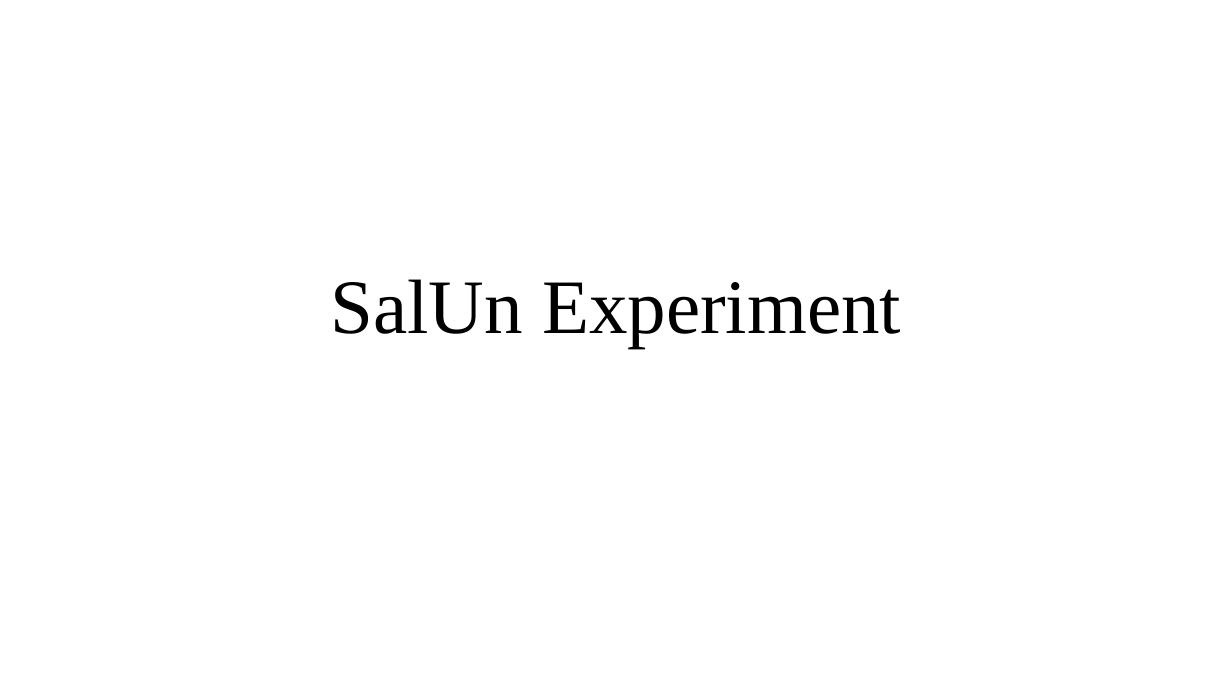
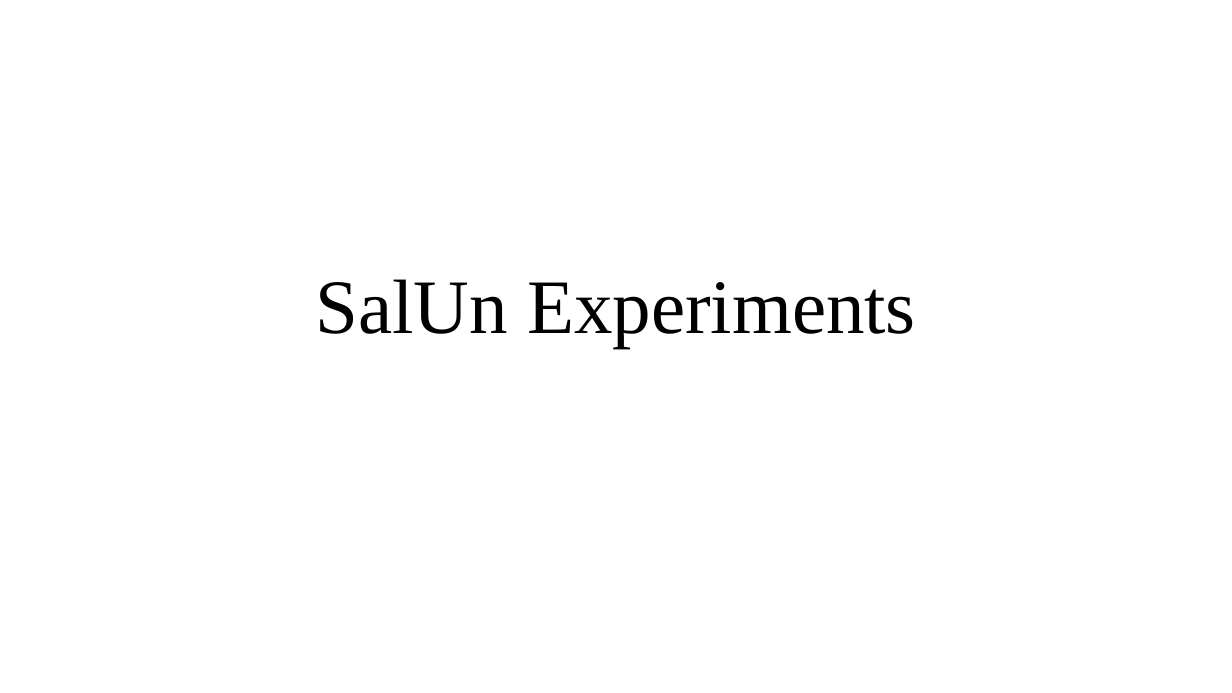
Before and after one commit to tokyustay/AI-paper-review, a slide deck: slide 1 of salun_experiments/SalUn Experiment.pptx. Drawn at 1232x693 pixels with LibreOffice and Linux fonts; fonts in the diff are those of the drawing. Boxes give left, top, right and bottom in pixels: in the first picture for what was removed or moved away, otherwise in the second. Text is boxed around its words. In the diff, an @@ line names an element or a change of style, - is before the commit and + after.

Commit message:
revise

```diff
--- a/salun_experiments/SalUn Experiment.pptx
+++ b/salun_experiments/SalUn Experiment.pptx
@@ title at <box>316,279,916,348</box>: text changed @@
-SalUn Experiment
+SalUn Experiments
```
